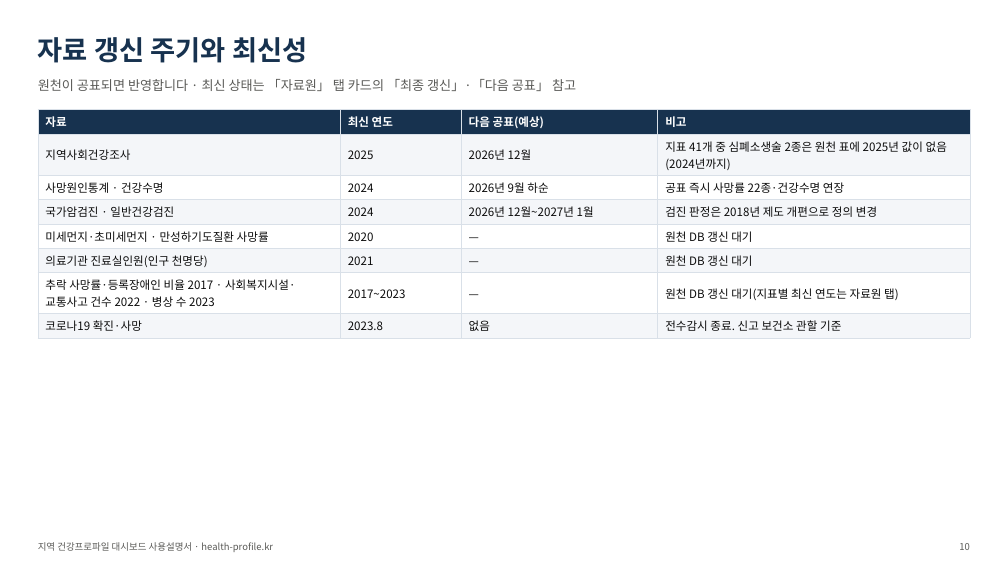
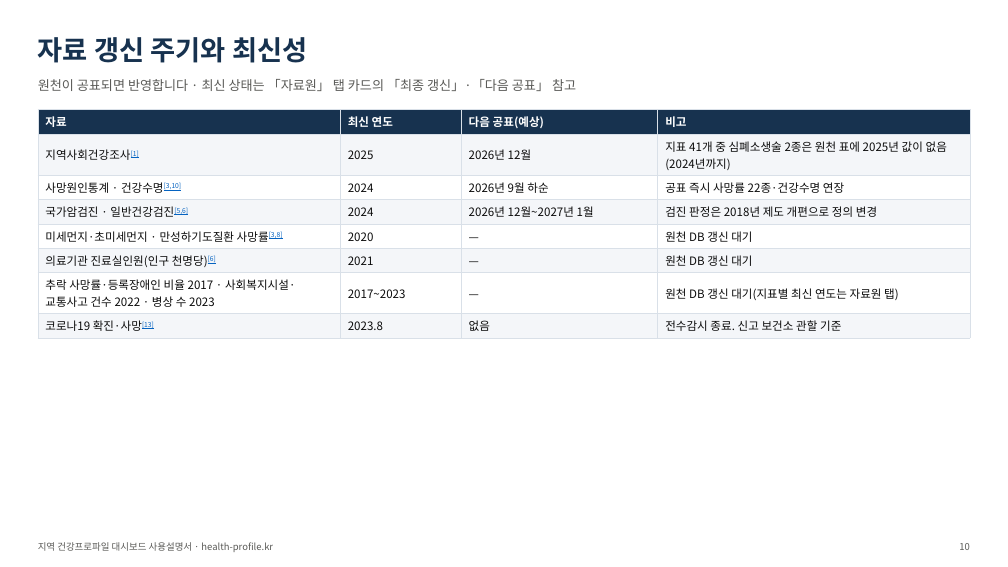
Before and after one commit to soonryu74/soonryu74.github.io, a slide deck: slide 10 of health-dashboard/docs/지역건강프로파일_대시보드_사용설명서_v1.pptx. Drawn at 1008x567 pixels with LibreOffice and Linux fonts; fonts in the diff are those of the drawing. Boxes give left, top, right and bottom in pixels: in the first picture for what was removed or moved away, otherwise in the second. Text is boxed around its words. In the diff, an @@ line names an element or a change of style, - is before the commit and + after.

```diff
--- a/health-dashboard/docs/지역건강프로파일_대시보드_사용설명서_v1.pptx
+++ b/health-dashboard/docs/지역건강프로파일_대시보드_사용설명서_v1.pptx
@@ table at [38,110,970,335] @@
-row 2, column 1: 지역사회건강조사
+row 2, column 1: 지역사회건강조사[1]
-row 3, column 1: 사망원인통계 · 건강수명
+row 3, column 1: 사망원인통계 · 건강수명[3,10]
-row 4, column 1: 국가암검진 · 일반건강검진
+row 4, column 1: 국가암검진 · 일반건강검진[5,6]
-row 5, column 1: 미세먼지·초미세먼지 · 만성하기도질환 사망률
+row 5, column 1: 미세먼지·초미세먼지 · 만성하기도질환 사망률[3,8]
-row 6, column 1: 의료기관 진료실인원(인구 천명당)
+row 6, column 1: 의료기관 진료실인원(인구 천명당)[6]
-row 8, column 1: 코로나19 확진·사망
+row 8, column 1: 코로나19 확진·사망[13]
```
Also in this commit, not shown: 17 other slides changed, 2 slides added, 30 other files.
